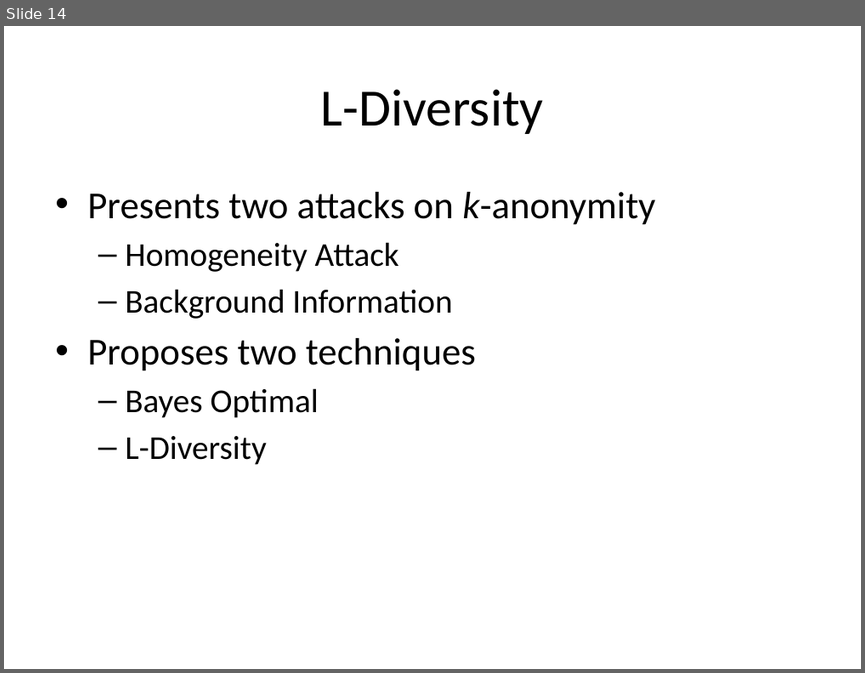
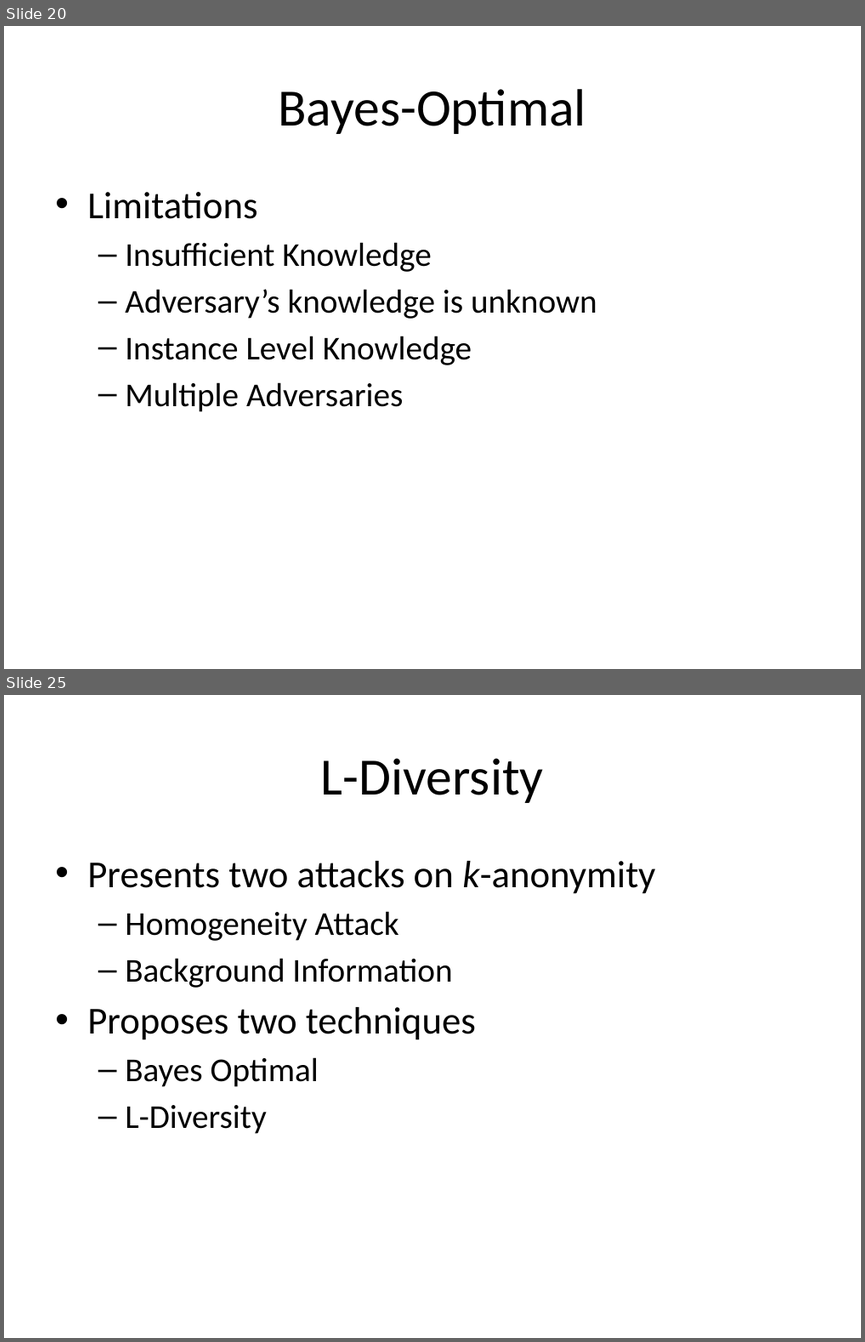
Before and after one commit to jayvelasco1990/big-data, a slide deck: Final Project/draft_presentation.pptx. Shown one above the other, each under a label of ours: slide 14 before the commit, slides 20 and 25 after it; the slides between them are not shown. The pictures are 865x673 and 865x1342 pixels, drawn with LibreOffice and Linux fonts; fonts in the diff are those of the drawing. Boxes give left, top, right and bottom in pixels: in the first picture for what was removed or moved away, otherwise in the second. Text is boxed around its words. In the diff, an @@ line names an element or a change of style, - is before the commit and + after.

```diff
--- a/Final Project/draft_presentation.pptx
+++ b/Final Project/draft_presentation.pptx
@@ slide 20 added at (4,26,861,669), background #FFFFFF @@
@@ title added at (278,89,586,134), 44 pt, text #000000 @@
+Bayes-Optimal
@@ text added at (87,192,597,412), 28 pt, text #000000 @@
+• Limitations
+  – Insufficient Knowledge
+  – Adversary’s knowledge is unknown
+  – Instance Level Knowledge
+  – Multiple Adversaries
@@ what was slide 14 is now slide 25 @@
```
Also in this commit, not shown: 1 slide changed, 22 other slides added, 3 other files.
